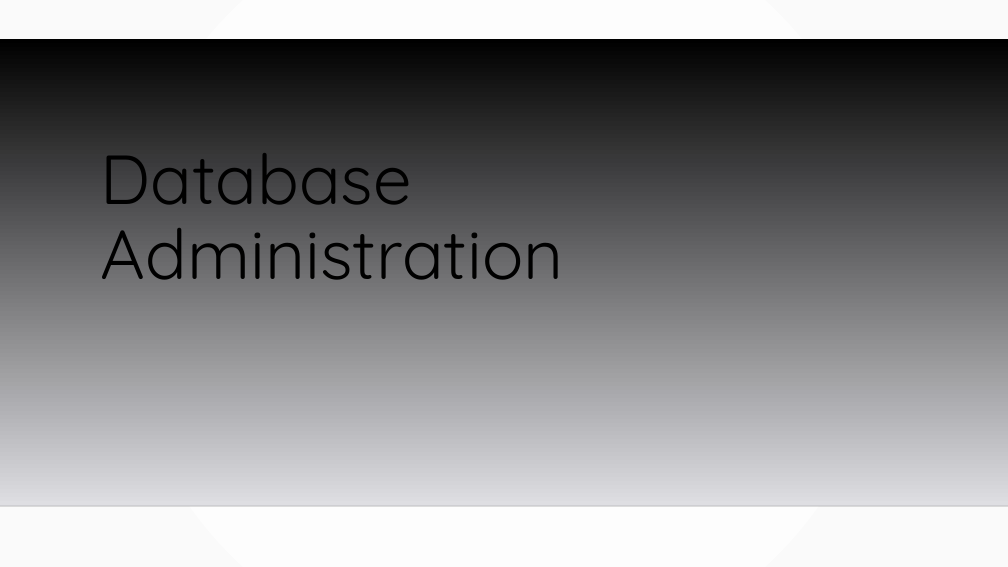
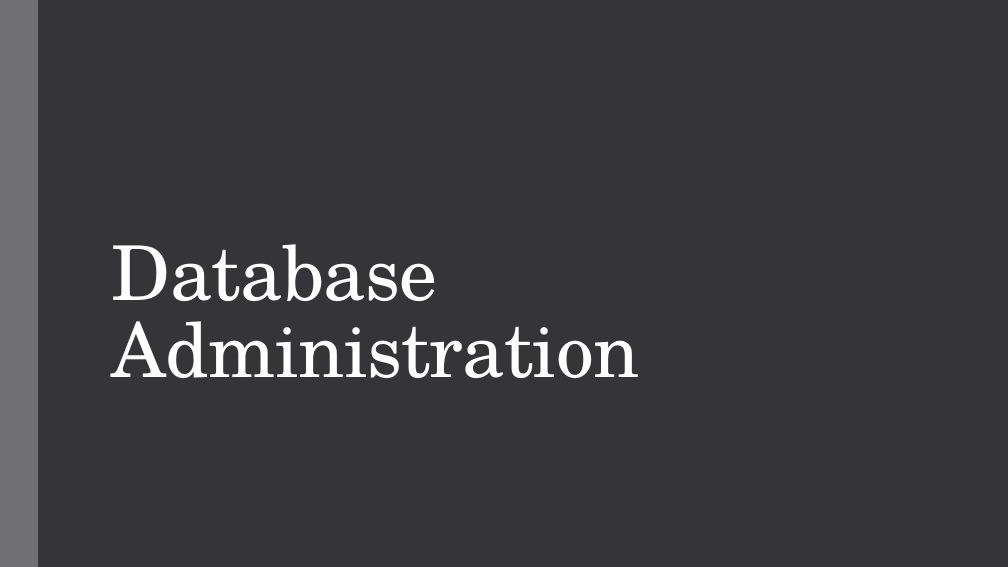
Before and after one commit to MGIS-UMN/GIS5577_week9, a slide deck: slide 1 of Database_Administration.odp. Drawn at 1008x567 pixels with LibreOffice and Linux fonts; fonts in the diff are those of the drawing; background and template pictures are left out. Boxes give left, top, right and bottom in pixels: in the first picture for what was removed or moved away, otherwise in the second. Text is boxed around its words. In the diff, an @@ line names an element or a change of style, - is before the commit and + after.

```diff
--- a/Database_Administration.odp
+++ b/Database_Administration.odp
@@ background gradient #FFFFFF to #FAFAFA to #353537 @@
@@ freeform shape added at (0,0,38,567), fill #6F6F74 @@
@@ freeform shape removed at (0,39,1008,506) @@
@@ title "Database Administration": place and size @@
-title "Database Administration" at (101,153,564,280)
+title "Database Administration" at (112,244,640,378)
@@ title "Database Administration" at (112,244,640,378): size 66 to 72 pt, font Quicksand to TeX Gyre Schola, text colour #000000 to #FFFFFF, letter spacing 0 to -0.5 pt; line spacing 0.9 to 0.85 @@
@@ line removed from (0, 506) to (1008, 506) @@
```
Also in this commit, not shown: 20 other slides changed, 1 other file.
